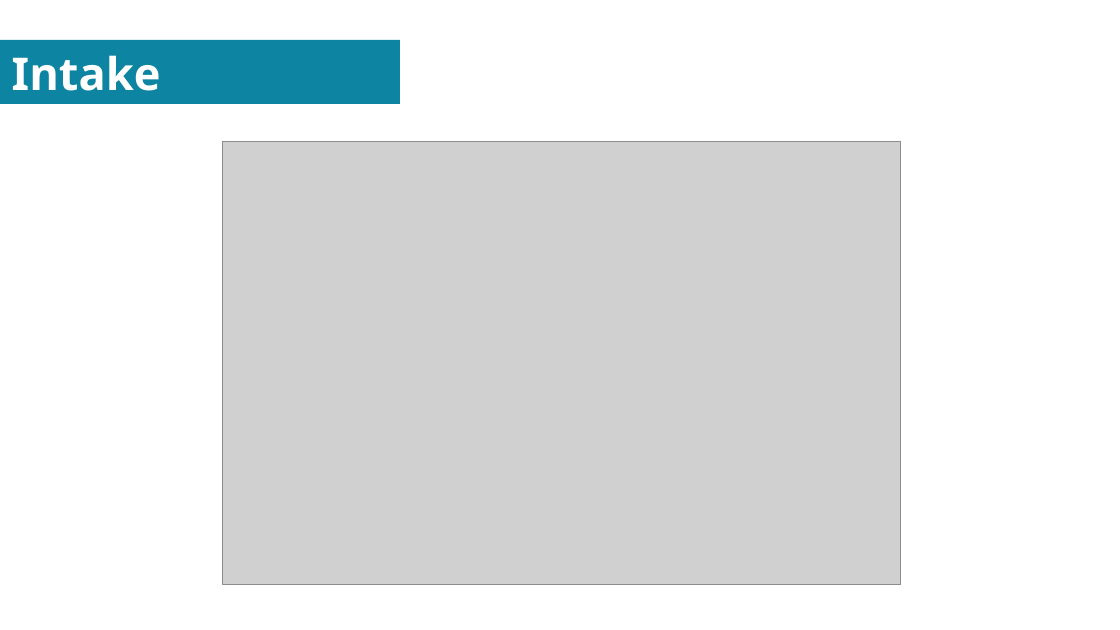
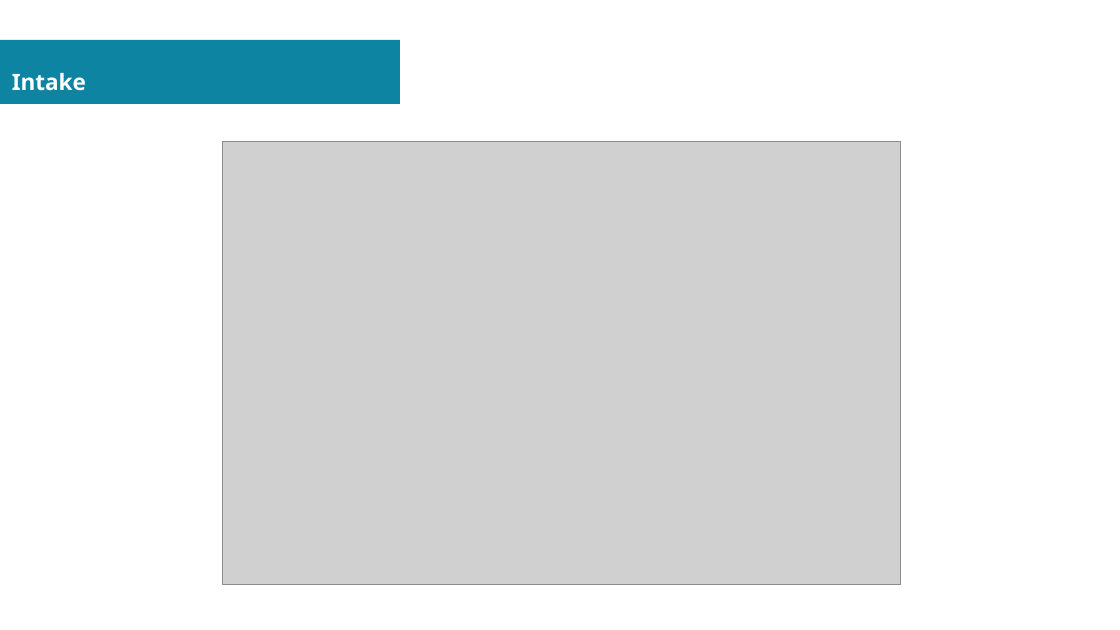
Before and after one commit to sovannotychea/ori-test, a slide deck: slide 3 of docs/01.odp (slide 4 before the commit). Drawn at 1120x630 pixels with LibreOffice and Linux fonts; fonts in the diff are those of the drawing; grey boxes stand for pictures. Boxes give left, top, right and bottom in pixels: in the first picture for what was removed or moved away, otherwise in the second. Text is boxed around its words. In the diff, an @@ line names an element or a change of style, - is before the commit and + after.

```diff
--- a/docs/01.odp
+++ b/docs/01.odp
@@ title "Intake" at (x1=12, y1=73, x2=86, y2=91): size 32 to 16 pt @@
```
Also in this commit, not shown: 5 other slides changed, 1 slide added, 1 slide removed, 3 other files.
